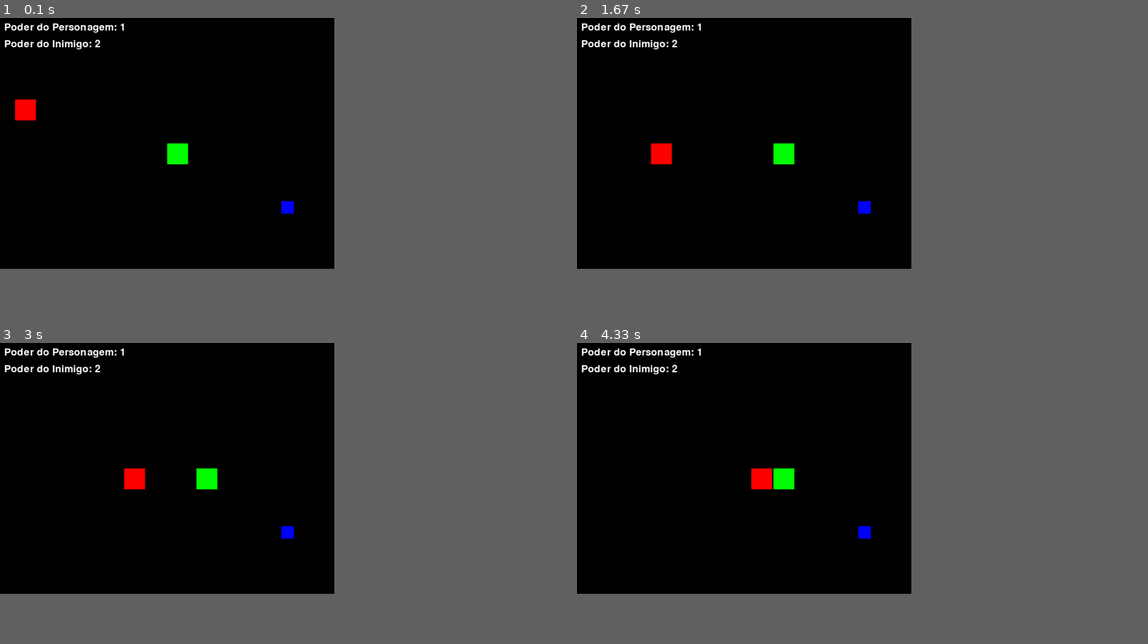
Above: before the commit, frames 1-4 (two rows, left to right).
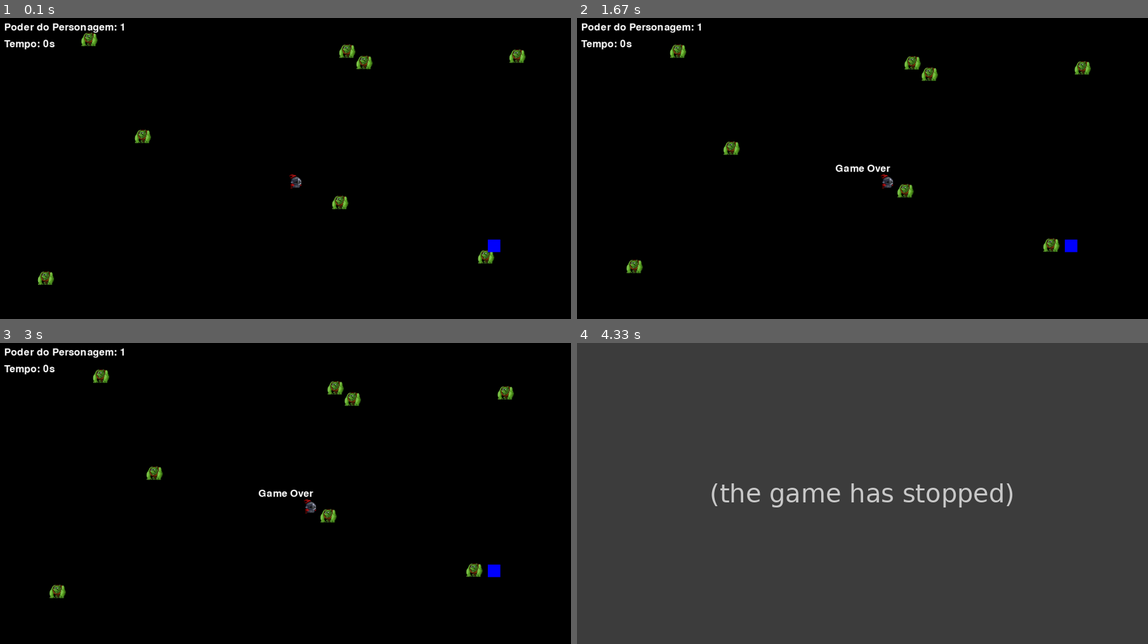
Above: after the commit, the same moments.

Repository: Owaleee/Jogo_corra_pygame
Game: pygame game, started from app.py
Same seed, same stepped clock (60 frames per second), same inputs: the game is played once before the commit and once after it.
Inputs:
- Up to frame 1 (0.1 s): no input
- Up to frame 2 (1.67 s): hold Right 0.33-0.8 s
- Up to frame 3 (3 s): no input
- Up to frame 4 (4.33 s): no input
In our replay, the window is 527x395 before the commit and 900x474 after it. These sizes can differ from the game's own. Grey fills any space a smaller window leaves; there, only what the larger window draws over its background counts as a difference.

The runs differ from the first frame. In frame 1, 1.9% of the frame differs, in the area x 0-93%, y 4-89%; in frame 2, 2.1%; in frame 3, 2.1%; in frame 4, 49%, in the area x 0-77%, y 0-84%.
After the commit the program exited at 3.52 s; later frames show no game.

Commit message:
Adição das imagens
Adicionado as imagens dos inimigos e do personagem além da espada que ainda não esta atribuída na aplicação.

Diff:
--- a/app.py
+++ b/app.py
@@ -3,62 +3,73 @@
 
 pygame.init()
 
-LARGURA, ALTURA = 800, 600
+LARGURA, ALTURA = 1366, 720
 tela = pygame.display.set_mode((LARGURA, ALTURA))
 pygame.display.set_caption("Corra Game")
 
-PRETO =(0, 0, 0)
+PRETO = (0, 0, 0)
 BRANCO = (255, 255, 255)
-VERDE = (0, 255, 0)
-VERMELHO = (255, 0, 0)
 AZUL = (0, 0, 255)
 
 fonte = pygame.font.SysFont(None, 36)
 
 PERSONAGEM_LARGURA, PERSONAGEM_ALTURA = 50, 50
+
+# Carregue a imagem do personagem
+imagem_personagem = pygame.image.load('Player.png')
+imagem_personagem = pygame.transform.scale(imagem_personagem, (PERSONAGEM_LARGURA, PERSONAGEM_ALTURA))
 personagem = pygame.Rect(LARGURA // 2, ALTURA // 2, PERSONAGEM_LARGURA, PERSONAGEM_ALTURA)
-personagem_cor= VERDE
+
 poder_personagem = 1
 velocidade_personagem = 5
 
 INIMIGO_LARGURA, INIMIGO_ALTURA = 50, 50
-inimigo = pygame.Rect(random.randint(0, LARGURA - INIMIGO_LARGURA), random.randint(0, ALTURA - INIMIGO_ALTURA), INIMIGO_LARGURA, INIMIGO_ALTURA)
-poder_inimigo = poder_personagem + 1
-velocidade_inimigo = 3
+imagem_inimigo = pygame.image.load('Inimigo.png')
+imagem_inimigo = pygame.transform.scale(imagem_inimigo, (INIMIGO_LARGURA, INIMIGO_ALTURA))
 
 ITEM_LARGURA, ITEM_ALTURA = 30, 30
 item = pygame.Rect(random.randint(0, LARGURA - ITEM_LARGURA), random.randint(0, ALTURA - ITEM_ALTURA), ITEM_LARGURA, ITEM_ALTURA)
 item_cor = AZUL
 
+# Variáveis de controle
+inimigos = []
+tempo_de_jogo = 0
+imagem_invertida = False
+
+def criar_inimigo():
+    x = random.randint(0, LARGURA - INIMIGO_LARGURA)
+    y = random.randint(0, ALTURA - INIMIGO_ALTURA)
+    return pygame.Rect(x, y, INIMIGO_LARGURA, INIMIGO_ALTURA)
+
 def desenhar_tudo():
     tela.fill(PRETO)
-    pygame.draw.rect(tela, personagem_cor, personagem)
-    pygame.draw.rect(tela, VERMELHO, inimigo)
+    tela.blit(imagem_personagem, (personagem.x, personagem.y))
+
+    for inimigo in inimigos:
+        tela.blit(imagem_inimigo, (inimigo.x, inimigo.y))
+
     pygame.draw.rect(tela, item_cor, item)
 
     texto_personagem = fonte.render(f"Poder do Personagem: {poder_personagem}", True, BRANCO)
-    texto_inimigo = fonte.render(f"Poder do Inimigo: {poder_inimigo}", True, BRANCO)
+    texto_tempo = fonte.render(f"Tempo: {tempo_de_jogo // 1000}s", True, BRANCO)
 
     tela.blit(texto_personagem, (10, 10))
-    tela.blit(texto_inimigo, (10, 50))
+    tela.blit(texto_tempo, (10, 50))
 
     pygame.display.flip()
 
-def cria_novo_inimigo():
-    global inimigo, poder_inimigo
-    poder_inimigo = poder_personagem + 1
-    inimigo.x = random.randint(0, LARGURA - INIMIGO_LARGURA)
-    inimigo.y = random.randint(0, ALTURA - INIMIGO_ALTURA)
-
 def main():
-    global poder_personagem, item
-    clock =pygame.time.Clock()
+    global poder_personagem, tempo_de_jogo, item, imagem_personagem, imagem_invertida
+    clock = pygame.time.Clock()
     rodando = True
     game_over = False
 
-    cria_novo_inimigo()
+    # Criar os primeiros inimigos
+    for _ in range(5):
+        inimigos.append(criar_inimigo())
 
     while rodando:
+        tempo_de_jogo += clock.get_time()
         for evento in pygame.event.get():
             if evento.type == pygame.QUIT:
                 rodando = False
@@ -67,38 +78,47 @@
             teclas = pygame.key.get_pressed()
             if teclas[pygame.K_LEFT]:
                 personagem.x -= velocidade_personagem
-            if teclas[pygame.K_RIGHT]:
+                if not imagem_invertida:
+                    imagem_personagem = pygame.transform.flip(imagem_personagem, True, False)  # Inverter horizontalmente
+                    imagem_invertida = True
+            elif teclas[pygame.K_RIGHT]:
                 personagem.x += velocidade_personagem
+                if imagem_invertida:
+                    imagem_personagem = pygame.transform.flip(imagem_personagem, True, False)  # Reverter a inversão
+                    imagem_invertida = False
+
             if teclas[pygame.K_UP]:
                 personagem.y -= velocidade_personagem
             if teclas[pygame.K_DOWN]:
                 personagem.y += velocidade_personagem
 
-            #movimento do inimigo em direção ao personagem
-            if inimigo.x < personagem.x:
-                inimigo.x += velocidade_inimigo
-            elif inimigo.x > personagem.x:
-                inimigo.x -= velocidade_inimigo
+            # Movimento de cada inimigo em direção ao personagem
+            for inimigo in inimigos:
+                if inimigo.x < personagem.x:
+                    inimigo.x += velocidade_personagem // 2
+                elif inimigo.x > personagem.x:
+                    inimigo.x -= velocidade_personagem // 2
 
-            if inimigo.y < personagem.y:
-                inimigo.y += velocidade_inimigo
-            elif inimigo.y > personagem.y:
-                inimigo.y -= velocidade_inimigo
+                if inimigo.y < personagem.y:
+                    inimigo.y += velocidade_personagem // 2
+                elif inimigo.y > personagem.y:
+                    inimigo.y -= velocidade_personagem // 2
 
-            if personagem.colliderect(inimigo):
-                if poder_personagem >= poder_inimigo:
-                    print("Você derrotou o inimgo!")
-                    poder_personagem += poder_inimigo
-                    cria_novo_inimigo()
-                else:
+                if personagem.colliderect(inimigo):
                     game_over = True
                     print("Game Over")
 
+            # Colisão com o item de poder
             if personagem.colliderect(item):
                 poder_personagem += 2
                 item.x = random.randint(0, LARGURA - ITEM_LARGURA)
                 item.y = random.randint(0, ALTURA - ITEM_ALTURA)
                 print(f"Você encontrou um item! Seu poder agora é {poder_personagem}")
+
+            # Aumentar a dificuldade ao longo do tempo
+            if tempo_de_jogo % 5000 == 0:  # A cada 5 segundos
+                for _ in range(3):
+                    inimigos.append(criar_inimigo())
 
         desenhar_tudo()
 
Binary file added: Espada1.png
Binary file added: Inimigo.png
Binary file added: Player.png
